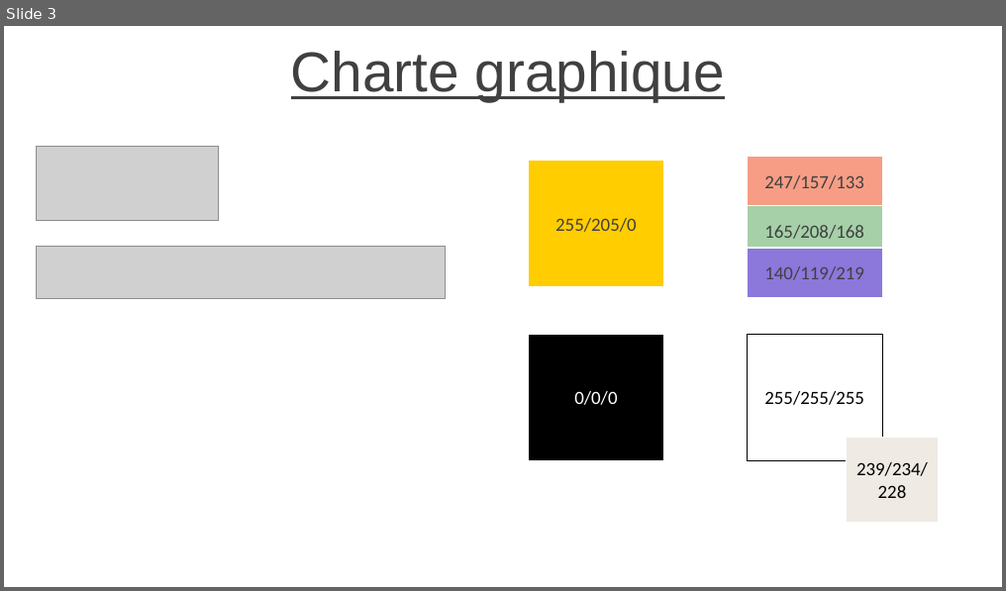
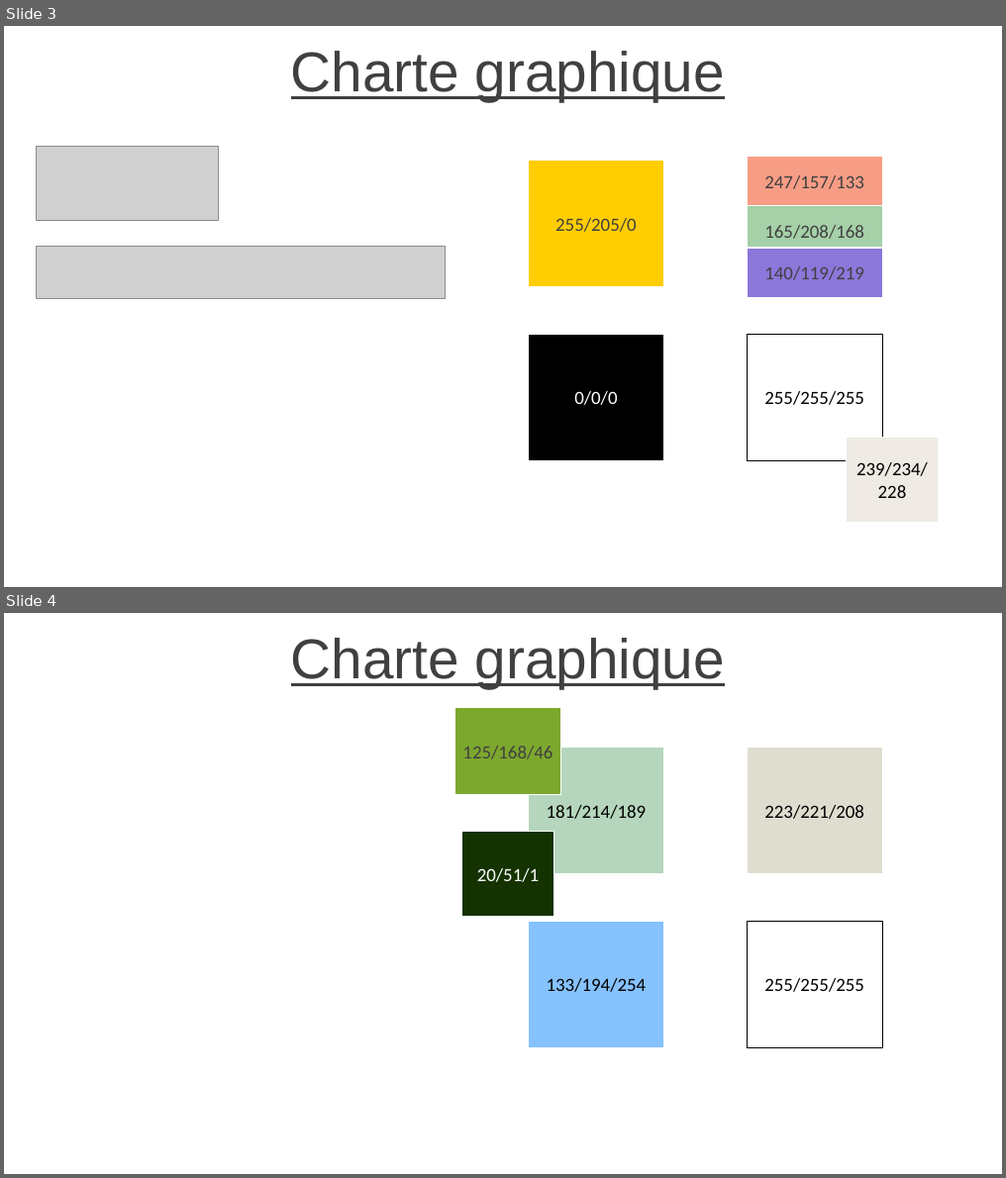
Before and after one commit to ProxymeWeb/BTS-SIO-Site-E-Commerce, a slide deck: Charte graphique.pptx. Shown one above the other, each under a label of ours: slide 3 before the commit, slides 3 and 4 after it. The pictures are 1006x591 and 1006x1178 pixels, drawn with LibreOffice and Linux fonts; fonts in the diff are those of the drawing; grey boxes stand for pictures. Boxes give left, top, right and bottom in pixels: in the first picture for what was removed or moved away, otherwise in the second. Text is boxed around its words. In the diff, an @@ line names an element or a change of style, - is before the commit and + after.

```diff
--- a/Charte graphique.pptx
+++ b/Charte graphique.pptx
@@ slide 4 added at [4,613,1002,1174], background #FFFFFF @@
@@ title added at [291,638,725,688], 54 pt, text #404040, underline @@
+Charte graphique
@@ rectangle added at [454,707,561,795], fill #7DA82E, outline #FFFFFF 1 pt, 18 pt, text #404040 @@
+125/168/46
@@ rectangle added at [529,747,664,873], fill #B5D6BD, outline #FFFFFF 1 pt, 18 pt, text #000000 @@
+181/214/189
@@ rectangle added at [747,747,883,873], fill #DFDDD0, outline #FFFFFF 1 pt, 18 pt, text #000000 @@
+223/221/208
@@ rectangle added at [462,832,554,917], fill #143301, outline #FFFFFF 1 pt, 18 pt, text #FFFFFF @@
+20/51/1
@@ rectangle added at [529,922,664,1048], fill #85C2FE, outline #FFFFFF 1 pt, 18 pt, text #000000 @@
+133/194/254
@@ rectangle added at [747,922,883,1048], fill #FFFFFF, outline #000000 1 pt, 18 pt, text #000000 @@
+255/255/255
```
Also in this commit, not shown: 1 other slide added.
